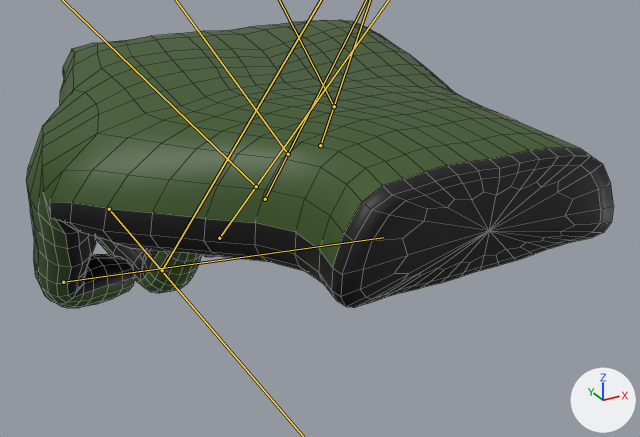
What one commit did to the FBX model Assets/Imported/RightHand_model.fbx.
Camera for both pictures: a camera (50 mm lens) standing at (-0.0064, -0.01673, 0.0056) and looking at (0.00179, -0.00183, -0.00185). The lights are fixed; the arrows at lower right show +X, +Y and +Z. Both versions are drawn at frame 1 of the action 'Armature|Grab'; the numbers are the values there. The bones that change are drawn over the model as lines. Mesh edges are drawn as thin lines.

The first picture shows 'Hand'.
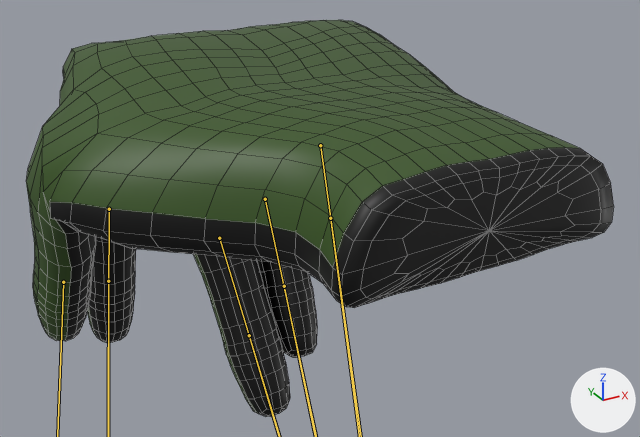
Location of each change, (x1, y1, x2, y2) in pixels of the pictures (640 x 437 px):
'Hand', posed (37% taller): before (26, 20, 614, 308); after (26, 20, 614, 416)

The change in detail:
Bone 'Bone.002' (bone_bone_002) turns from (-77, 0, 0) to (0, 0, 0) degrees about its own x, y and z.
Bone 'Bone.003' (bone_bone_003) turns from (-77, 0, 0) to (0, 0, 0) degrees about its own x, y and z.
Bone 'Bone.005' (bone_bone_005) turns from (-114, 0, 0) to (0, 0, 0) degrees about its own x, y and z.
Bone 'Bone.006' (bone_bone_006) turns from (-114, 0, 0) to (0, 0, 0) degrees about its own x, y and z.
Bone 'Bone.008' (bone_bone_008) turns from (-114, 0, 0) to (0, 0, 0) degrees about its own x, y and z.
Bone 'Bone.009' (bone_bone_009) turns from (-114, 0, 0) to (0, 0, 0) degrees about its own x, y and z.
Bone 'Bone.011' (bone_bone_011) turns from (-114, 0, 0) to (0, 0, 0) degrees about its own x, y and z.
Bone 'Bone.012' (bone_bone_012) turns from (-114, 0, 0) to (0, 0, 0) degrees about its own x, y and z.
Bone 'Bone.015' (bone_bone_015) turns from (-86, -22, 37) to (0, 0, 0) degrees about its own x, y and z.
